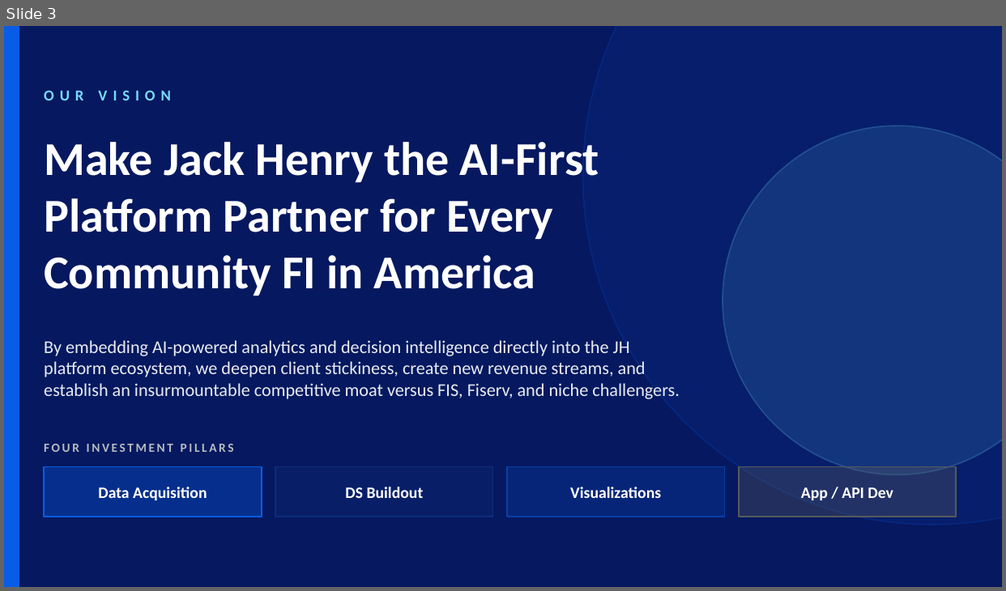
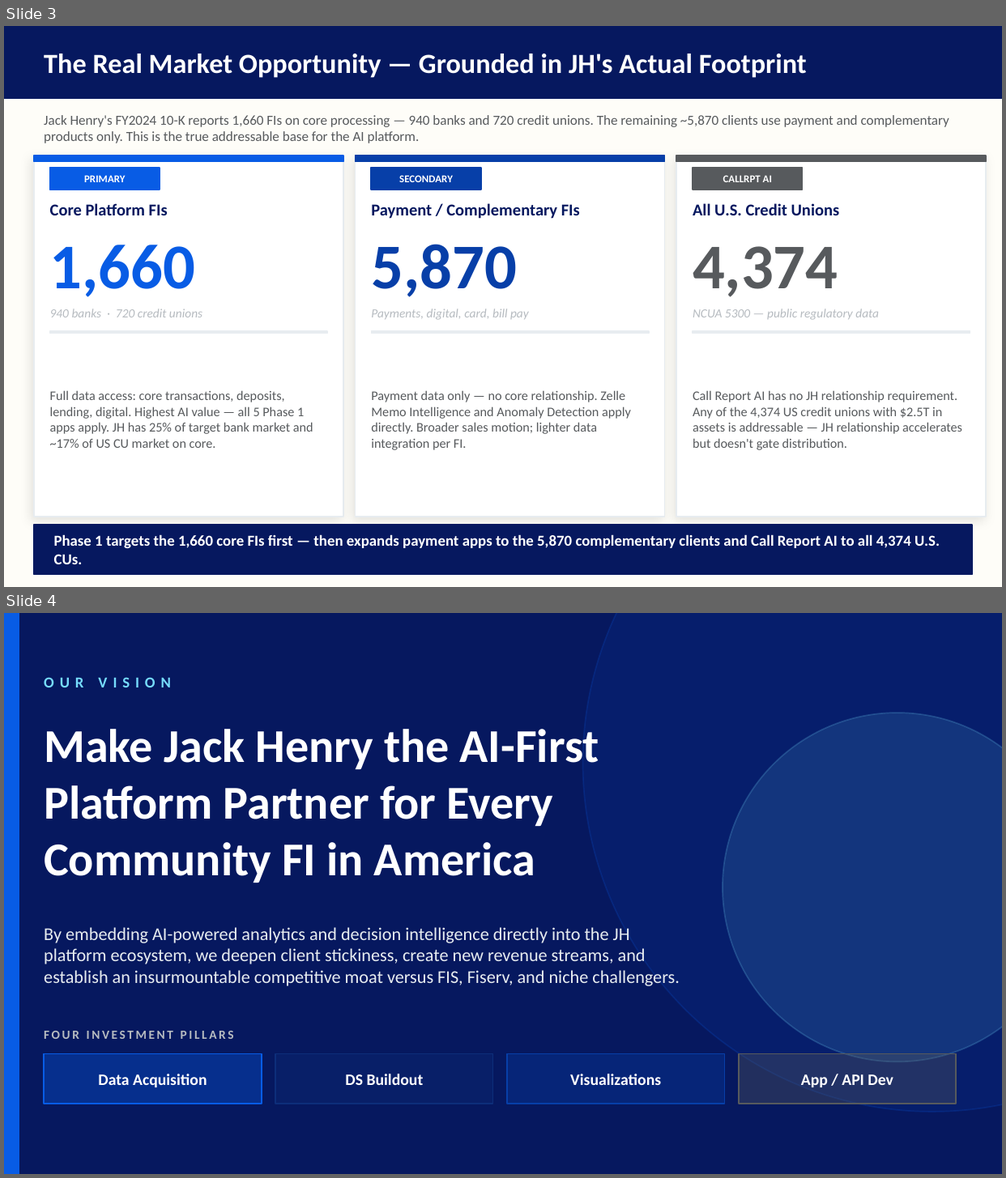
Before and after one commit to MonkeyWrenchGang/jhai_presentations, a slide deck: JH_DS_Strategy_JHBI.pptx. Shown one above the other, each under a label of ours: slide 3 before the commit, slides 3 and 4 after it. The pictures are 1006x591 and 1006x1178 pixels, drawn with LibreOffice and Linux fonts; fonts in the diff are those of the drawing. Boxes give left, top, right and bottom in pixels: in the first picture for what was removed or moved away, otherwise in the second. Text is boxed around its words. In the diff, an @@ line names an element or a change of style, - is before the commit and + after.

```diff
--- a/JH_DS_Strategy_JHBI.pptx
+++ b/JH_DS_Strategy_JHBI.pptx
@@ slide 3 added at <box>4,26,1002,587</box>, background #FEFDF8 @@
@@ rectangle added at <box>4,26,1002,98</box>, fill #06185F, outline #06185F 1 pt @@
@@ text added at <box>44,54,807,78</box>, 20 pt, text #FFFFFF, bold @@
+The Real Market Opportunity — Grounded in JH's Actual Footprint
@@ text added at <box>44,115,949,143</box>, 10 pt, text #575A5D @@
+Jack Henry's FY2024 10-K reports 1,660 FIs on core processing — 940 banks and 720 credit unions. The remaining ~5,870 clients use payment and complementary products only. This is the true addressable base for the AI platform.
@@ rectangle added at <box>34,156,343,517</box>, fill #FFFFFF, outline #E7ECF0 1 pt @@
@@ rectangle added at <box>34,156,343,162</box>, fill #085CE5, outline #085CE5 1 pt @@
@@ rectangle added at <box>50,168,160,190</box>, fill #085CE5, outline #085CE5 1 pt @@
@@ rectangle added at <box>356,156,665,517</box>, fill #FFFFFF, outline #E7ECF0 1 pt @@
@@ rectangle added at <box>356,156,665,162</box>, fill #073FA8, outline #073FA8 1 pt @@
@@ rectangle added at <box>371,168,481,190</box>, fill #073FA8, outline #073FA8 1 pt @@
@@ rectangle added at <box>676,156,986,517</box>, fill #FFFFFF, outline #E7ECF0 1 pt @@
@@ rectangle added at <box>676,156,986,162</box>, fill #575A5D, outline #575A5D 1 pt @@
@@ rectangle added at <box>692,168,803,190</box>, fill #575A5D, outline #575A5D 1 pt @@
@@ text added at <box>84,175,125,182</box>, 7.5 pt, text #FFFFFF, bold @@
+PRIMARY
@@ text added at <box>399,175,453,182</box>, 7.5 pt, text #FFFFFF, bold @@
+SECONDARY
@@ text added at <box>723,175,772,182</box>, 7.5 pt, text #FFFFFF, bold @@
+CALLRPT AI
@@ text added at <box>50,203,168,216</box>, 12 pt, text #06185F, bold @@
+Core Platform FIs
@@ text added at <box>371,203,580,219</box>, 12 pt, text #06185F, bold @@
+Payment / Complementary FIs
@@ text added at <box>692,203,840,216</box>, 12 pt, text #06185F, bold @@
+All U.S. Credit Unions
@@ text added at <box>371,244,517,297</box>, 46 pt, text #073FA8, bold @@
+5,870
@@ text added at <box>50,245,196,297</box>, 46 pt, text #085CE5, bold @@
+1,660
@@ text added at <box>692,246,838,297</box>, 46 pt, text #575A5D, bold @@
+4,374
@@ text added at <box>50,309,202,318</box>, 9 pt, text #B6BBC0, italic @@
+940 banks · 720 credit unions
@@ text added at <box>371,309,529,320</box>, 9 pt, text #B6BBC0, italic @@
+Payments, digital, card, bill pay
@@ text added at <box>692,309,879,320</box>, 9 pt, text #B6BBC0, italic @@
+NCUA 5300 — public regulatory data
@@ rectangle added at <box>50,331,327,333</box>, fill #E7ECF0, outline #E7ECF0 1 pt @@
@@ rectangle added at <box>371,331,649,333</box>, fill #E7ECF0, outline #E7ECF0 1 pt @@
@@ rectangle added at <box>692,331,970,333</box>, fill #E7ECF0, outline #E7ECF0 1 pt @@
@@ text added at <box>50,390,313,448</box>, 9.5 pt, text #575A5D @@
+Full data access: core transactions, deposits, lending, digital. Highest AI value — all 5 Phase 1 apps apply. JH has 25% of target bank market and ~17% of US CU market on core.
@@ text added at <box>371,390,631,450</box>, 9.5 pt, text #575A5D @@
+Payment data only — no core relationship. Zelle Memo Intelligence and Anomaly Detection apply directly. Broader sales motion; lighter data integration per FI.
@@ text added at <box>692,390,962,450</box>, 9.5 pt, text #575A5D @@
+Call Report AI has no JH relationship requirement. Any of the 4,374 US credit unions with $2.5T in assets is addressable — JH relationship accelerates but doesn't gate distribution.
@@ rectangle added at <box>34,525,972,575</box>, fill #06185F, outline #06185F 1 pt @@
@@ text added at <box>54,535,940,565</box>, 11 pt, text #FFFFFF, bold @@
+Phase 1 targets the 1,660 core FIs first — then expands payment apps to the 5,870 complementary clients and Call Report AI to all 4,374 U.S. CUs.
@@ what was slide 3 is now slide 4 @@
```
Also in this commit, not shown: 3 slides changed, 1 other slide added.
